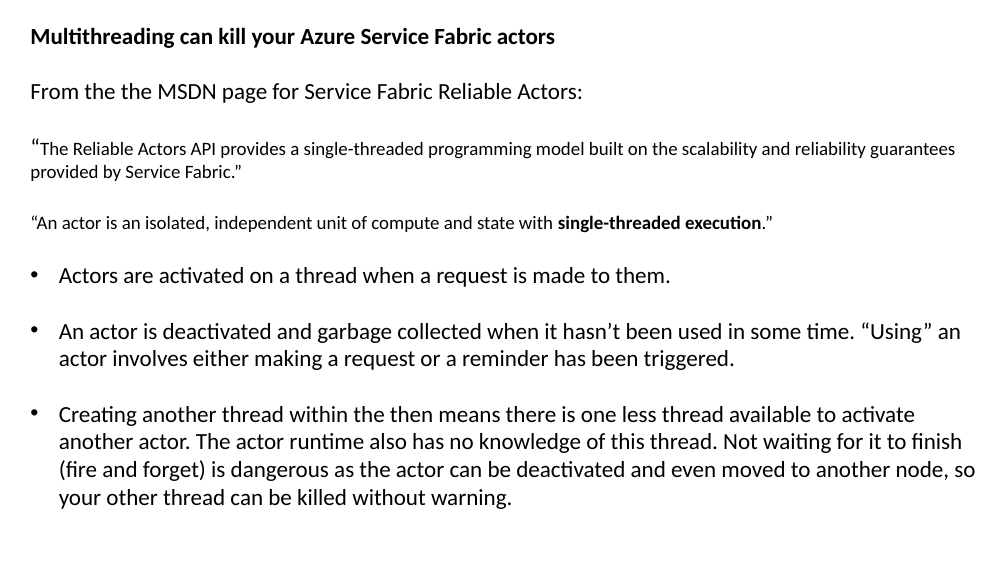
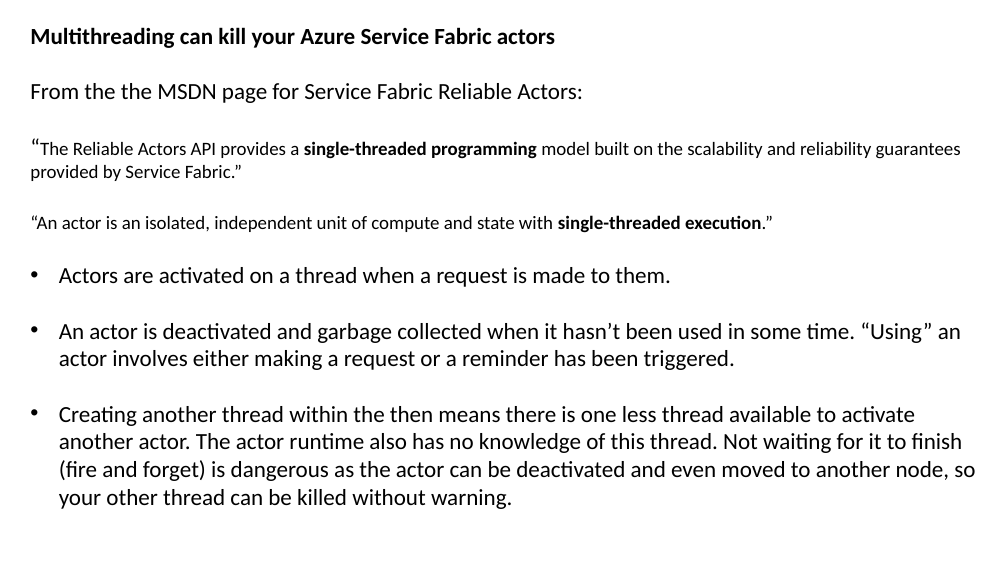
Before and after one commit to JoshKain/AsyncAwaitQuiz, a slide deck: slide 36 of Async and await presentation.pptx. Drawn at 1008x567 pixels with LibreOffice and Linux fonts; fonts in the diff are those of the drawing. Boxes give left, top, right and bottom in pixels: in the first picture for what was removed or moved away, otherwise in the second. Text is boxed around its words. In the diff, an @@ line names an element or a change of style, - is before the commit and + after.

```diff
--- a/Async and await presentation.pptx
+++ b/Async and await presentation.pptx
@@ text at box(30, 141, 961, 181): bold on in "single-threaded programming" @@
```
Also in this commit, not shown: 1 other slide changed, 1 slide added.
